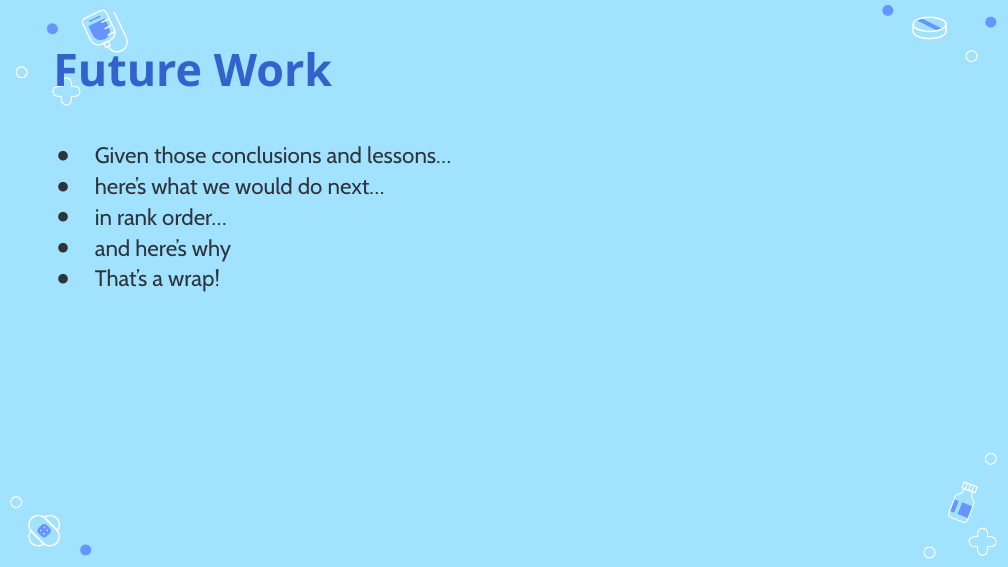
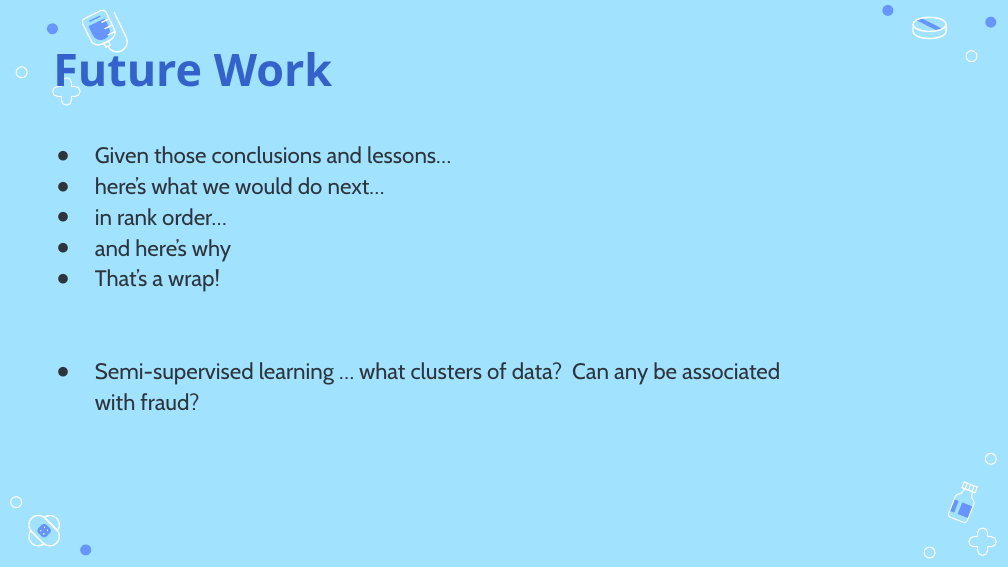
Before and after one commit to monika0603/MLE10-Capstone-Project, a slide deck: slide 11 of presentation/CapstonePreso_HealthcareAnomaly.pptx. Drawn at 1008x567 pixels with LibreOffice and Linux fonts; fonts in the diff are those of the drawing. Boxes give left, top, right and bottom in pixels: in the first picture for what was removed or moved away, otherwise in the second. Text is boxed around its words. In the diff, an @@ line names an element or a change of style, - is before the commit and + after.

```diff
--- a/presentation/CapstonePreso_HealthcareAnomaly.pptx
+++ b/presentation/CapstonePreso_HealthcareAnomaly.pptx
@@ text at bbox=[95, 362, 780, 411]: paragraph added @@
+● Semi-supervised learning … what clusters of data? Can any be associated with fraud?
```
Also in this commit, not shown: 5 other slides changed, 1 other file.
